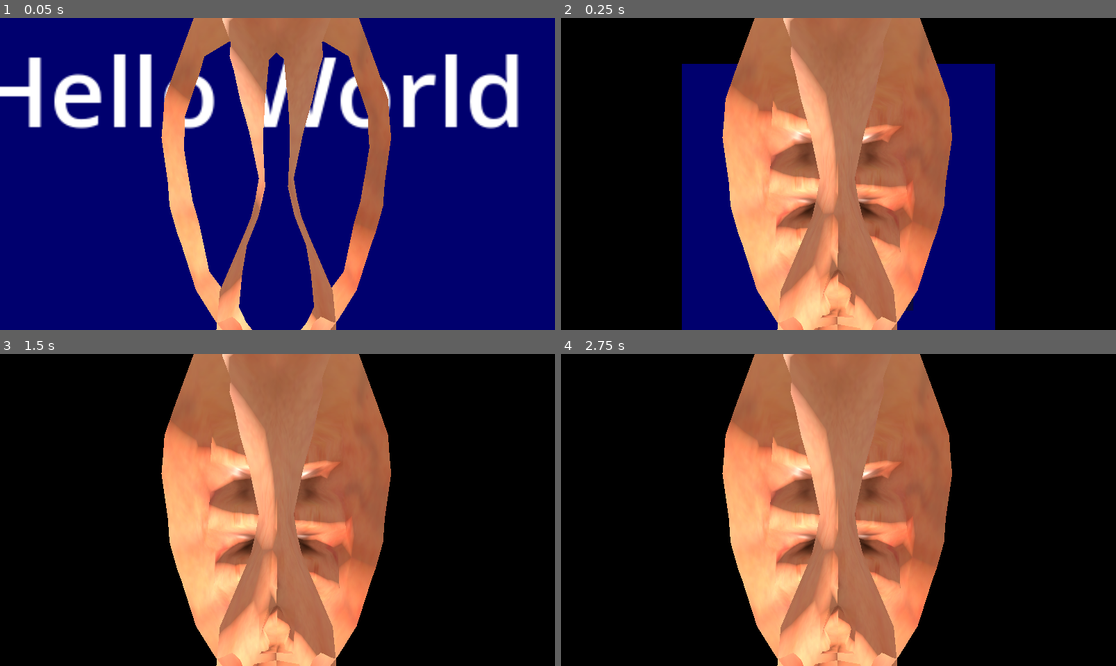
Above: before the commit, frames 1-4 (two rows, left to right).
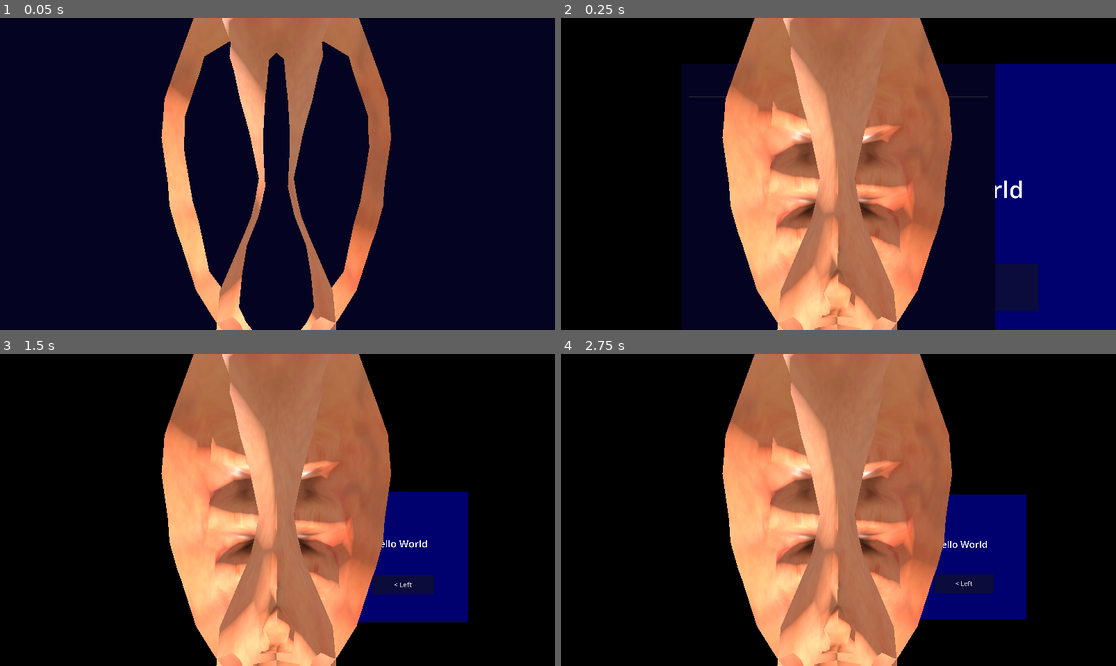
Above: after the commit, the same moments.

Repository: tobybrowne/DatacentreCopilot
Game: Godot game, scene res://main.tscn
Same seed, same stepped clock (60 frames per second), same inputs: the game is played once before the commit and once after it.
Inputs (mouse positions are in pixels of both pictures, inside the frame that each line leads up to):
- Up to frame 1 (0.05 s): no input
- Up to frame 2 (0.25 s): no input
- Up to frame 3 (1.5 s): move the mouse to (399, 494) at 0.52 s; click (399, 494) at 0.67 s; move the mouse to (166, 525) at 1.27 s; click (166, 525) at 1.42 s
- Up to frame 4 (2.75 s): tap Enter at 2 s; move the mouse to (894, 441) at 2.02 s; click (894, 441) at 2.17 s

The runs differ from the first frame. In frame 1, 84% of the frame differs, in the area x 0-100%, y 0-100%; in frame 2, 36%; in frame 3, 6.9%; in frame 4, 6.4%.
Error after the commit: Parse Error: Identifier "SupabaseQuery" not declared in the current scope. (res://SupabaseManager.gd:19)

Commit message:
feat: add supabase and document ui panel

Diff:
--- /dev/null
+++ b/app/SupabaseManager.gd
@@ -0,0 +1,38 @@
+extends Node
+
+var auth_user = null
+
+func sign_in(email, password):
+	var auth_task = await Supabase.auth.sign_in(email, password).completed
+
+	if auth_task.error == null:
+		auth_user = auth_task.user
+		print("Login Success!")
+		return true
+	else:
+		print("Login Error: ", auth_task.error.message)
+		return false
+
+
+func get_documents(table: String) -> Array[Dictionary]:
+	var task = await Supabase.database.query(
+		SupabaseQuery.new().from(table).select()
+	).completed
+
+	if task.error == null:
+		var result: Array[Dictionary] = []
+		result.assign(task.data)
+		return result
+	else:
+		print("get_documents error: ", task.error.message)
+		return []
+
+
+# Called when the node enters the scene tree for the first time.
+func _ready() -> void:
+	pass # Replace with function body.
+
+
+# Called every frame. 'delta' is the elapsed time since the previous frame.
+func _process(delta: float) -> void:
+	pass
--- /dev/null
+++ b/app/documents_panel.gd
@@ -0,0 +1,49 @@
+extends Control
+
+@onready var _item_list: VBoxContainer = $VBoxContainer/ScrollContainer/ItemList
+
+
+func _ready() -> void:
+	call_deferred("load_documents", "documents")
+
+
+func load_documents(table: String) -> void:
+	var docs: Array[Dictionary] = await SupabaseManager.get_documents(table)
+	_populate(docs)
+
+
+func _populate(docs: Array[Dictionary]) -> void:
+	for child in _item_list.get_children():
+		child.queue_free()
+	for doc in docs:
+		_add_row(doc)
+
+
+func _add_row(doc: Dictionary) -> void:
+	var row := PanelContainer.new()
+
+	var hbox := HBoxContainer.new()
+	hbox.add_theme_constant_override("separation", 16)
+	row.add_child(hbox)
+
+	var title := Label.new()
+	title.text = str(doc.get("title", "Untitled"))
+	title.size_flags_horizontal = Control.SIZE_EXPAND_FILL
+	title.add_theme_font_size_override("font_size", 26)
+	hbox.add_child(title)
+
+	var time := Label.new()
+	time.text = _format_time(str(doc.get("created_at", "")))
+	time.add_theme_font_size_override("font_size", 22)
+	hbox.add_child(time)
+
+	_item_list.add_child(row)
+
+
+func _format_time(iso: String) -> String:
+	if iso.is_empty():
+		return ""
+	var parts := iso.split("T")
+	if parts.size() < 2:
+		return iso
+	return parts[0] + "  " + parts[1].substr(0, 5)
--- /dev/null
+++ b/app/documents_panel.tscn
@@ -0,0 +1,45 @@
+[gd_scene format=3 uid="uid://b_docspanel"]
+
+[ext_resource type="Script" path="res://documents_panel.gd" id="1_script"]
+
+[node name="DocumentsPanel" type="Control"]
+layout_mode = 0
+offset_right = 800.0
+offset_bottom = 800.0
+script = ExtResource("1_script")
+
+[node name="Background" type="ColorRect" parent="."]
+layout_mode = 1
+anchors_preset = 15
+anchor_right = 1.0
+anchor_bottom = 1.0
+color = Color(0.04, 0.04, 0.14, 1.0)
+
+[node name="VBoxContainer" type="VBoxContainer" parent="."]
+layout_mode = 1
+anchors_preset = 15
+anchor_right = 1.0
+anchor_bottom = 1.0
+offset_left = 20.0
+offset_top = 20.0
+offset_right = -20.0
+offset_bottom = -20.0
+theme_override_constants/separation = 12
+
+[node name="Title" type="Label" parent="VBoxContainer"]
+layout_mode = 2
+theme_override_font_sizes/font_size = 36
+text = "Documents"
+horizontal_alignment = 1
+
+[node name="HSeparator" type="HSeparator" parent="VBoxContainer"]
+layout_mode = 2
+
+[node name="ScrollContainer" type="ScrollContainer" parent="VBoxContainer"]
+layout_mode = 2
+size_flags_vertical = 3
+
+[node name="ItemList" type="VBoxContainer" parent="VBoxContainer/ScrollContainer"]
+layout_mode = 2
+size_flags_horizontal = 3
+theme_override_constants/separation = 6
--- /dev/null
+++ b/app/documents_panel_3d.gd
@@ -0,0 +1,69 @@
+extends Node3D
+
+const PanelScene = preload("res://documents_panel.tscn")
+
+@export var follow_speed: float = 2.0
+@export var distance: float = 0.8
+@export var height_offset: float = -0.15
+@export var lateral_offset: float = 0.4  # metres to the right of camera forward
+
+var _camera: XRCamera3D
+var _viewport: SubViewport
+var _mesh_instance: MeshInstance3D
+var _quad_size := Vector2(0.4, 0.4)
+
+
+func _ready() -> void:
+	_camera = get_parent().get_node_or_null("XRCamera3D")
+	_build_panel()
+
+
+func _build_panel() -> void:
+	_viewport = SubViewport.new()
+	_viewport.size = Vector2i(800, 800)
+	_viewport.transparent_bg = true
+	_viewport.render_target_update_mode = SubViewport.UPDATE_ALWAYS
+	add_child(_viewport)
+
+	_viewport.add_child(PanelScene.instantiate())
+
+	var quad := QuadMesh.new()
+	quad.size = _quad_size
+
+	var mat := StandardMaterial3D.new()
+	mat.albedo_texture = _viewport.get_texture()
+	mat.transparency = BaseMaterial3D.TRANSPARENCY_ALPHA
+	mat.shading_mode = BaseMaterial3D.SHADING_MODE_UNSHADED
+
+	_mesh_instance = MeshInstance3D.new()
+	_mesh_instance.mesh = quad
+	_mesh_instance.material_override = mat
+	add_child(_mesh_instance)
+
+
+func _process(delta: float) -> void:
+	if not _camera:
+		return
+
+	var cam_basis := _camera.global_transform.basis
+	var cam_pos := _camera.global_position
+
+	var forward := -cam_basis.z
+	forward.y = 0.0
+	if forward.length_squared() < 0.001:
+		return
+	forward = forward.normalized()
+
+	var right := cam_basis.x
+	right.y = 0.0
+	right = right.normalized()
+
+	var target_pos := cam_pos \
+		+ forward * distance \
+		+ right * lateral_offset \
+		+ Vector3(0.0, height_offset, 0.0)
+
+	global_position = global_position.lerp(target_pos, follow_speed * delta)
+
+	var target_y := atan2(-forward.x, -forward.z)
+	rotation.y = lerp_angle(rotation.y, target_y, follow_speed * delta)
--- /dev/null
+++ b/app/documents_panel_3d.tscn
@@ -0,0 +1,6 @@
+[gd_scene format=3 uid="uid://b_docspanel3d"]
+
+[ext_resource type="Script" path="res://documents_panel_3d.gd" id="1_script"]
+
+[node name="DocumentsPanel3D" type="Node3D"]
+script = ExtResource("1_script")
--- a/app/main.tscn
+++ b/app/main.tscn
@@ -4,6 +4,7 @@
 [ext_resource type="PackedScene" uid="uid://c1tj181ndel56" path="res://assets/hands/LeftHandHumanoid.gltf" id="2_left"]
 [ext_resource type="PackedScene" uid="uid://b4in1gm7dioen" path="res://assets/hands/RightHandHumanoid.gltf" id="3_right"]
 [ext_resource type="PackedScene" path="res://ui_panel_3d.tscn" id="4_uipanel"]
+[ext_resource type="PackedScene" path="res://documents_panel_3d.tscn" id="5_docspanel"]
 
 [sub_resource type="Environment" id="Environment_ar"]
 background_mode = 5
@@ -33,7 +34,7 @@
 
 [node name="LeftHandHumanoid" parent="XROrigin3D/LeftHand" unique_id=1952445359 instance=ExtResource("2_left")]
 
-[node name="XRHandModifier3D" type="XRHandModifier3D" parent="XROrigin3D/LeftHand/LeftHandHumanoid/LeftHandHumanoid/Skeleton3D" parent_id_path=PackedInt32Array(1952445359, 1984154157) index="1" unique_id=448934385]
+[node name="XRHandModifier3D" type="XRHandModifier3D" parent="XROrigin3D/LeftHand/LeftHandHumanoid/LeftHandHumanoid/Skeleton3D" parent_id_path=PackedInt32Array(1952445359, 1129207713) index="1" unique_id=448934385]
 
 [node name="RightHand" type="XRNode3D" parent="XROrigin3D" unique_id=626780475]
 tracker = &"/user/hand_tracker/right"
@@ -41,11 +42,16 @@
 
 [node name="RightHandHumanoid" parent="XROrigin3D/RightHand" unique_id=1322806692 instance=ExtResource("3_right")]
 
-[node name="XRHandModifier3D" type="XRHandModifier3D" parent="XROrigin3D/RightHand/RightHandHumanoid/RightHandHumanoid/Skeleton3D" parent_id_path=PackedInt32Array(1322806692, 502284937) index="1" unique_id=2057868498]
+[node name="XRHandModifier3D" type="XRHandModifier3D" parent="XROrigin3D/RightHand/RightHandHumanoid/RightHandHumanoid/Skeleton3D" parent_id_path=PackedInt32Array(1322806692, 1030318621) index="1" unique_id=2057868498]
 hand_tracker = &"/user/hand_tracker/right"
 
 [node name="UIPanel" parent="XROrigin3D" unique_id=1171545322 instance=ExtResource("4_uipanel")]
 distance = 0.65
+lateral_offset = 0.4
+
+[node name="DocumentsPanel" parent="XROrigin3D" unique_id=1171545323 instance=ExtResource("5_docspanel")]
+distance = 0.65
+lateral_offset = 0.0
 
 [node name="MeshInstance3D" type="MeshInstance3D" parent="." unique_id=1686587610]
 transform = Transform3D(1, 0, 0, 0, 1, 0, 0, 0, 1, 0, 0, -5)
--- a/app/project.godot
+++ b/app/project.godot
@@ -19,6 +19,8 @@
 
 XRToolsUserSettings="*uid://bqgb8i74tm0t"
 XRToolsRumbleManager="*uid://by853dk86g1qw"
+Supabase="*uid://ocnh0cal4jt1"
+SupabaseManager="*uid://cu146gf6hduem"
 
 [display]
 
@@ -30,7 +32,7 @@
 
 [editor_plugins]
 
-enabled=PackedStringArray("res://addons/godot-xr-tools/plugin.cfg")
+enabled=PackedStringArray("res://addons/godot-xr-tools/plugin.cfg", "res://addons/supabase/plugin.cfg")
 
 [physics]
 
--- a/app/ui_panel.gd
+++ b/app/ui_panel.gd
@@ -5,6 +5,7 @@
 @export var follow_speed: float = 2.0
 @export var distance: float = 0.8
 @export var height_offset: float = -0.15
+@export var lateral_offset: float = 0.0
 
 var _camera: XRCamera3D
 var _viewport: SubViewport
@@ -56,7 +57,11 @@
 		return
 	forward = forward.normalized()
 
-	var target_pos := cam_pos + forward * distance + Vector3(0.0, height_offset, 0.0)
+	var right := _camera.global_transform.basis.x
+	right.y = 0.0
+	right = right.normalized()
+
+	var target_pos := cam_pos + forward * distance + right * lateral_offset + Vector3(0.0, height_offset, 0.0)
 	global_position = global_position.lerp(target_pos, follow_speed * delta)
 
 	var target_y := atan2(-forward.x, -forward.z)
Not shown, added: app/SupabaseManager.gd.uid
Not shown, added: app/documents_panel.gd.uid
Not shown, added: app/documents_panel_3d.gd.uid
Not shown, added: supabase/migrations/20260220171710_initial.sql
Not shown, added: supabase/seed.sql
